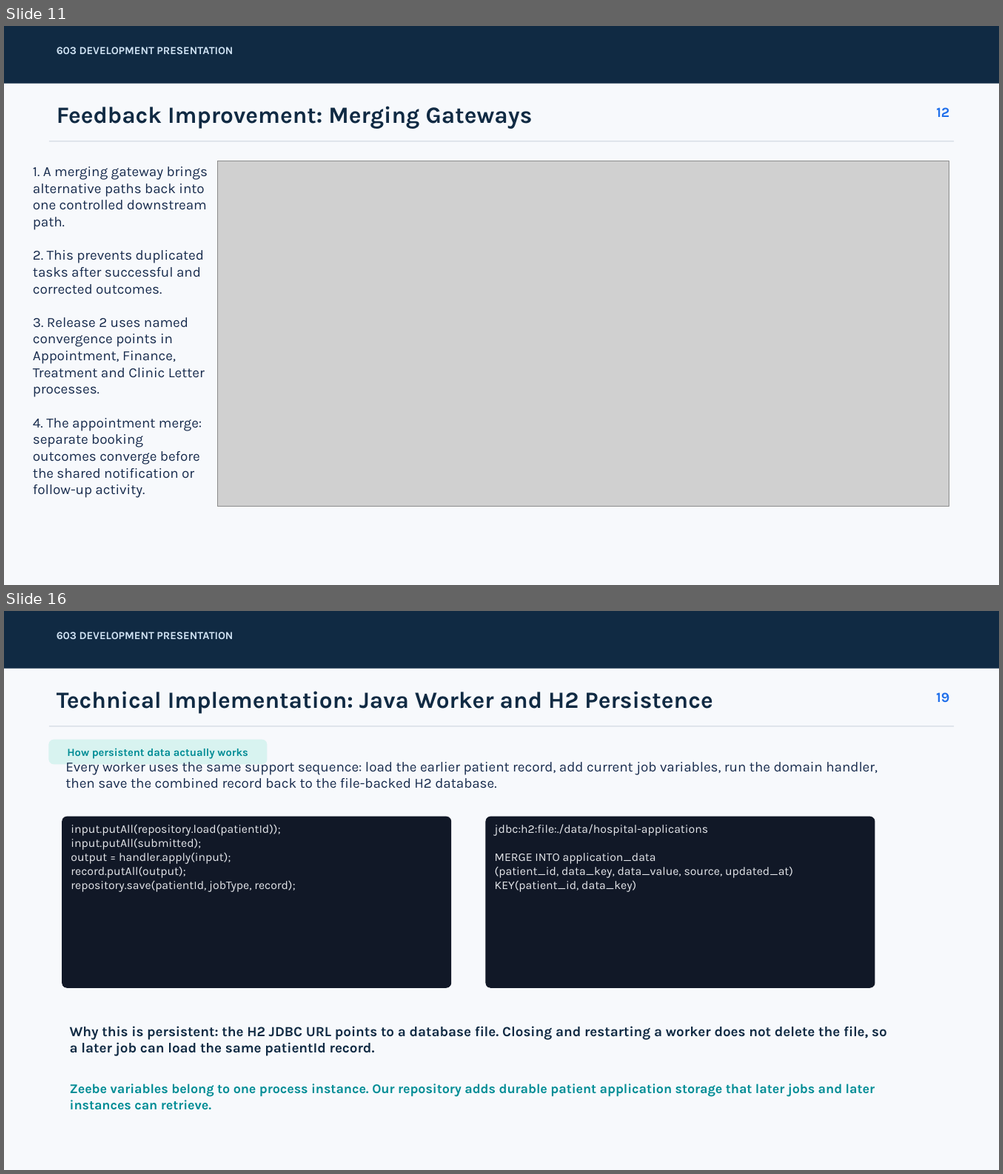
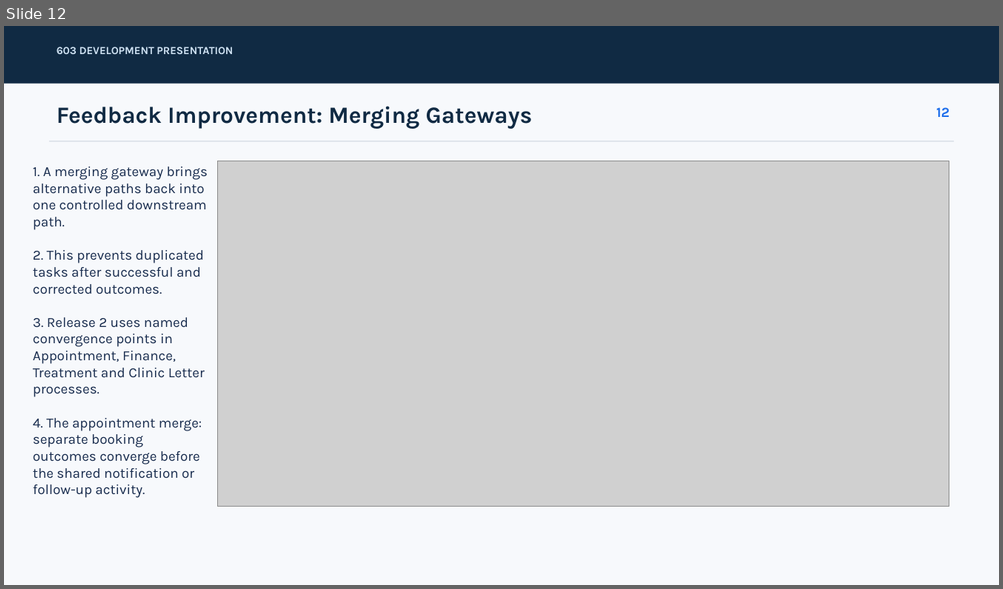
Before and after one commit to huanxihuanxi666/UFCEP6-0-3, a slide deck: ASSIGNMENT(END OF WEEK6)/Development_Presentation(end of week6)/PRESENTATION/presentation.pptx. Shown one above the other, each under a label of ours: slides 11 and 16 before the commit, slide 12 after it; the slides between them are not shown. The pictures are 1003x1174 and 1003x589 pixels, drawn with LibreOffice and Linux fonts; fonts in the diff are those of the drawing; grey boxes stand for pictures. Boxes give left, top, right and bottom in pixels: in the first picture for what was removed or moved away, otherwise in the second. Text is boxed around its words. In the diff, an @@ line names an element or a change of style, - is before the commit and + after.

```diff
--- a/ASSIGNMENT(END OF WEEK6)/Development_Presentation(end of week6)/PRESENTATION/presentation.pptx
+++ b/ASSIGNMENT(END OF WEEK6)/Development_Presentation(end of week6)/PRESENTATION/presentation.pptx
@@ slide 16 removed at (4,611,999,1170), background #F7F9FC @@
@@ rectangle removed at (4,611,999,669) @@
@@ text removed at (57,632,233,639) @@
-603 DEVELOPMENT PRESENTATION
@@ text removed at (57,691,712,714) @@
-Technical Implementation: Java Worker and H2 Persistence
@@ text removed at (936,692,949,703) @@
-19
@@ rectangle removed at (48,726,953,726) @@
@@ rounded rectangle removed at (48,740,267,764) @@
-How persistent data actually works
@@ text removed at (65,762,877,789) @@
-Every worker uses the same support sequence: load the earlier patient record, add current job variables, run the domain handler, then save the combined record back to the file-backed H2 database.
@@ rounded rectangle removed at (62,817,451,988) @@
-input.putAll(repository.load(patientId));
-input.putAll(submitted);
-output = handler.apply(input);
-record.putAll(output);
-repository.save(patientId, jobType, record);
@@ rounded rectangle removed at (486,817,875,988) @@
-jdbc:h2:file:./data/hospital-applications
-MERGE INTO application_data
-(patient_id, data_key, data_value, source, updated_at)
-KEY(patient_id, data_key)
@@ text removed at (70,1026,887,1056) @@
-Why this is persistent: the H2 JDBC URL points to a database file. Closing and restarting a worker does not delete the file, so a later job can load the same patientId record.
@@ text removed at (70,1084,874,1111) @@
-Zeebe variables belong to one process instance. Our repository adds durable patient application storage that later jobs and later instances can retrieve.
@@ what was slide 11 is now slide 12 @@
```
Also in this commit, not shown: 9 slides changed, 2 slides added, 1 other slide removed.
